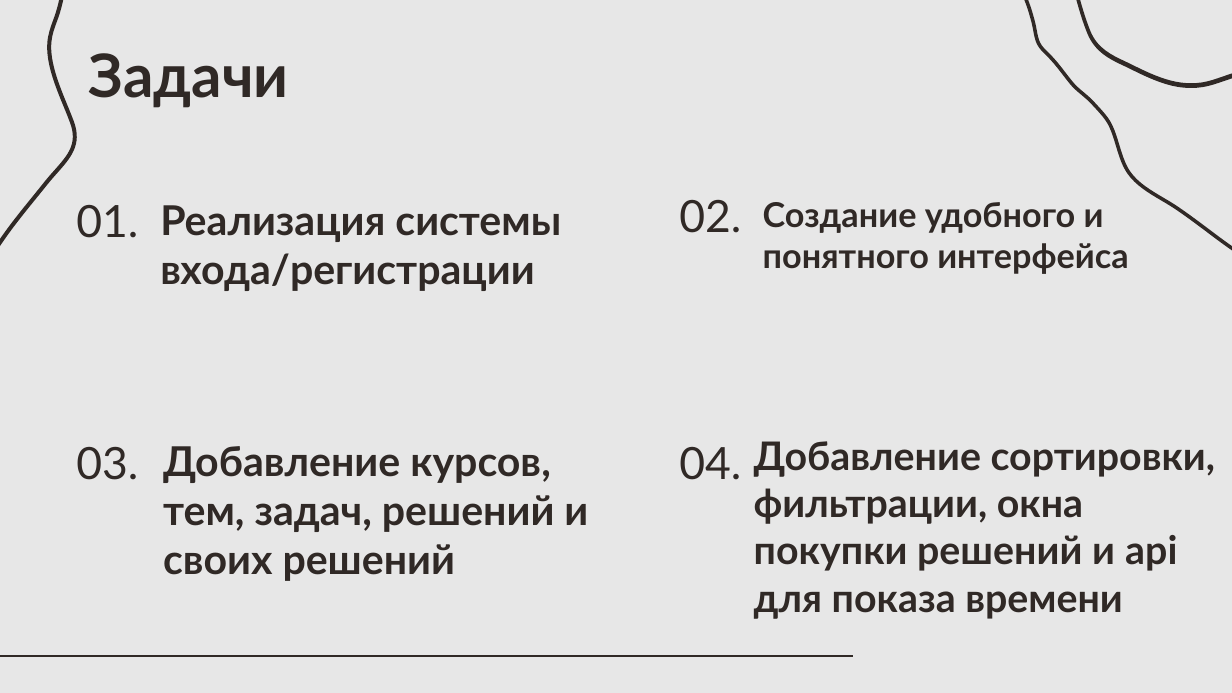
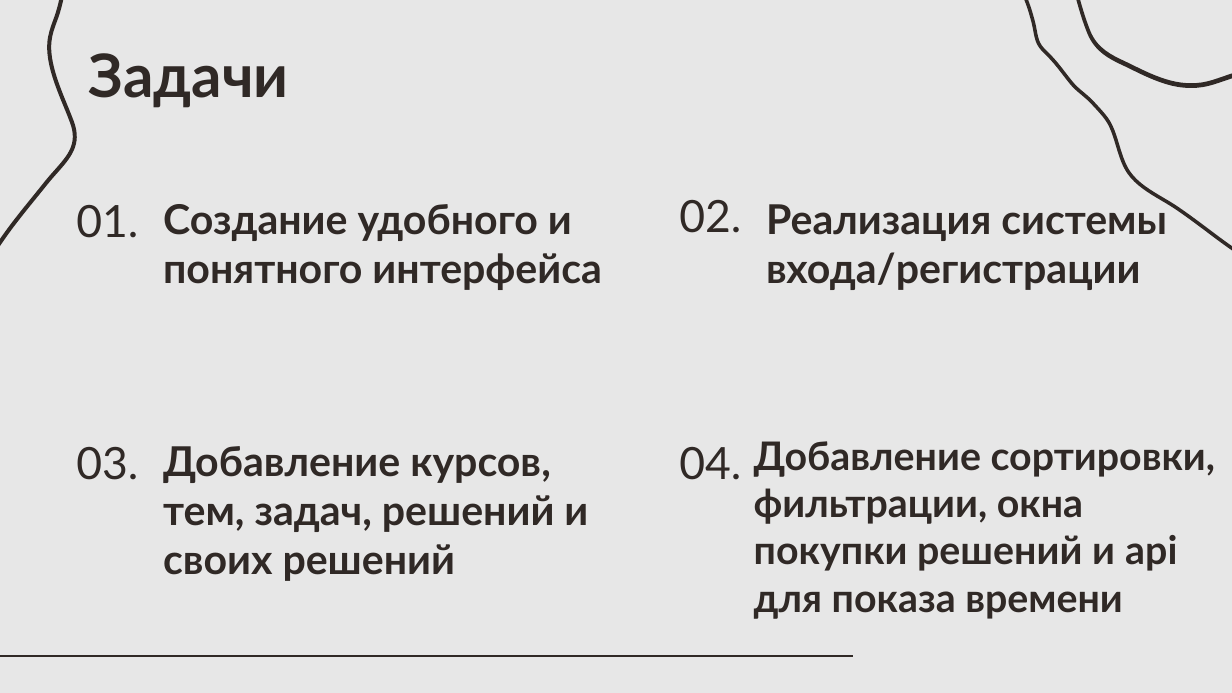
Before and after one commit to Nikolaiya/webproject, a slide deck: slide 4 of WebProject.pptx. Drawn at 1232x693 pixels with LibreOffice and Linux fonts; fonts in the diff are those of the drawing. Boxes give left, top, right and bottom in pixels: in the first picture for what was removed or moved away, otherwise in the second. Text is boxed around its words. In the diff, an @@ line names an element or a change of style, - is before the commit and + after.

```diff
--- a/WebProject.pptx
+++ b/WebProject.pptx
@@ text "Создание удобного и понятного интерфейса": place and size @@
-text "Создание удобного и понятного интерфейса" at (763, 202, 1129, 274)
+text "Создание удобного и понятного интерфейса" at (163, 204, 601, 290)
@@ text "Создание удобного и понятного интерфейса" at (163, 204, 601, 290): size 20 to 24 pt @@
@@ text "Реализация системы входа/регистрации" rewrapped from (160, 205, 561, 291) to (766, 198, 1167, 290) @@
```
Also in this commit, not shown: 1 slide removed.
